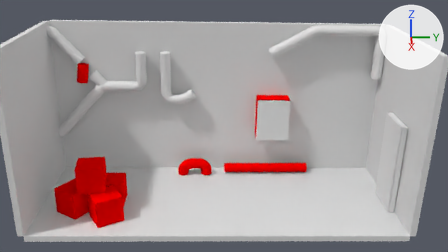
Two versions of the Blender file PSMG_Team_EasyNote/Assets/Rooms/Blender files/keller.blend, one commit apart.
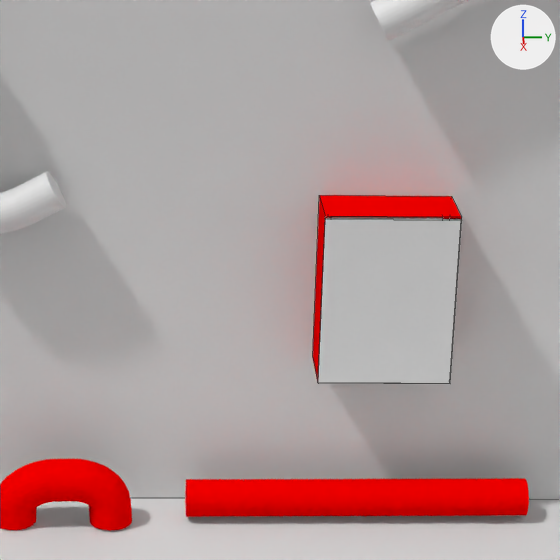
The first picture shows the older version from the file's camera 'Camera'. The close-ups show both versions on the part from 40% to 70% of the width and 19% to 72% of the height of that picture; other places that the commit changed are outside them. The lights are fixed; the arrows at upper right show +X, +Y and +Z. The close-ups show mesh edges as thin lines.
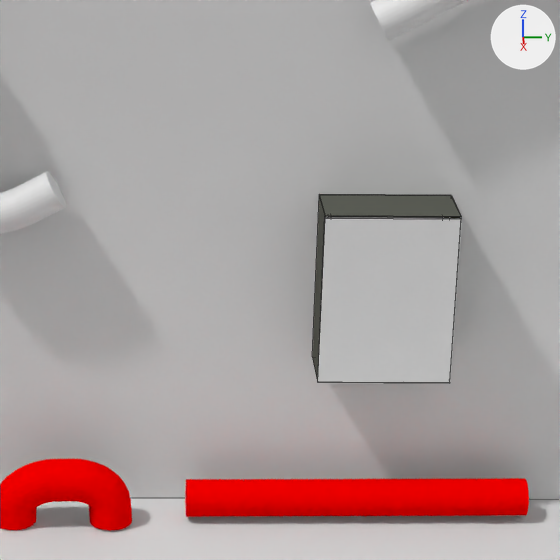
Where the newer file only moved an object's origin or applied its transform, the numbers keep the older frame.

Pixel boxes (x1, y1, x2, y2) of what changed, in the close-ups (560 x 560 px):
'Plane', moved
    before: (318, 218, 462, 384)
    after: (318, 218, 461, 383)
'kasten', recoloured, reshaped, moved (red to grey)
    before: (313, 195, 462, 381)
    after: (312, 194, 461, 383)

Patch to the scene script:
```diff
--- a/PSMG_Team_EasyNote/Assets/Rooms/Blender files/keller.blend.py
+++ b/PSMG_Team_EasyNote/Assets/Rooms/Blender files/keller.blend.py
@@ mat_material_005 @@
 mat_material_005 = diffuse_material('Material.005')
-mat_material_005.base_color = (1.0, 0.0, 0.0)  # red #ff0000
+mat_material_005.base_color = (0.118, 0.124, 0.103)  # dark grey #60635a
@@ me_cube_002 @@
 # used by ob_kasten; location = (-1.269, 1.091, 1.222); scale = (0.158, 0.32, 0.424)
-me_cube_002.from_pydata(...)  # 10 vertices, 6 faces; spans x -1.0..1.0, y -1.0..1.0, z -1.0..1.0
+me_cube_002.from_pydata(...)  # 38 vertices, 34 faces; spans x -1.01..1.0, y -1.0..1.0, z -1.0..1.0
+# me_cube_002 part 1
+# 6 faces are deleted
+# 28 vertices are added at x -1.01..1.0, y -1.0..1.0, z -1.0..1.0
+# 34 new faces join them
 me_cube_002.materials.append(mat_material_005)
@@ ob_plane @@
 ob_plane = bpy.data.objects.new('Plane', me_plane)
-ob_plane.location = (-1.11, 1.091, 1.22)
+ob_plane.location = (-1.118, 1.091, 1.22)
 ob_plane.rotation_euler = (1.573, 0.0, 1.571)  # degrees (90, 0, 90)
@@ ob_kasten @@
 ob_kasten = bpy.data.objects.new('kasten', me_cube_002)
-ob_kasten.location = (-1.269, 1.091, 1.222)
+ob_kasten.location = (-1.277, 1.091, 1.222)
 ob_kasten.scale = (0.158, 0.32, 0.424)
```
